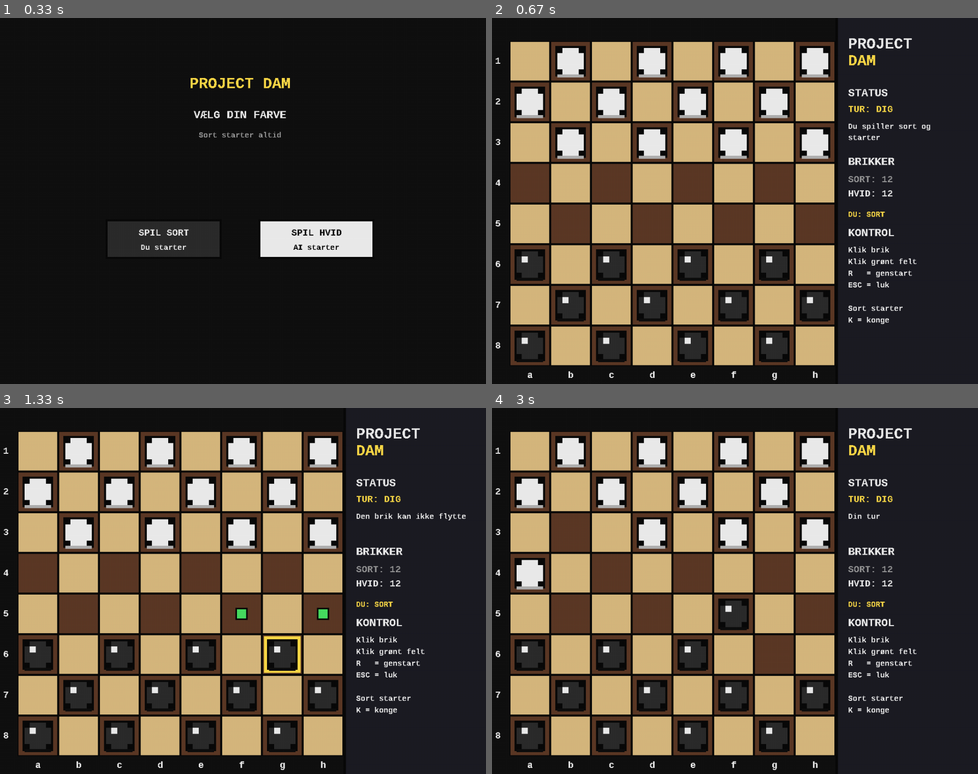
Above: before the commit, frames 1-4 (two rows, left to right).
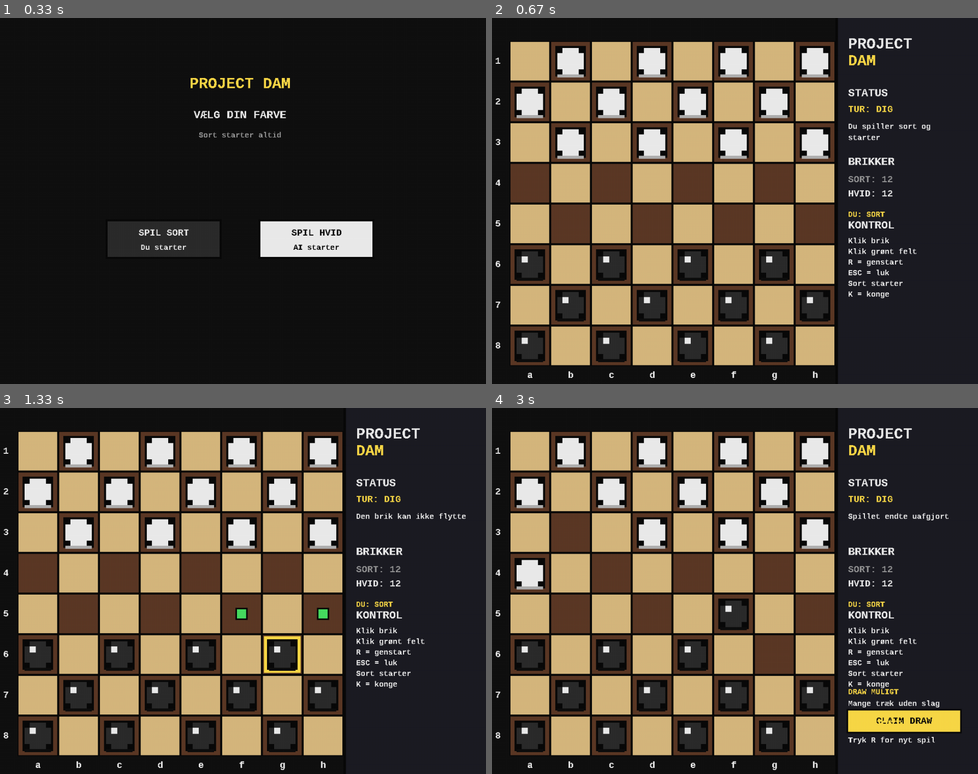
Above: after the commit, the same moments.

Repository: Tarik2300/ProjectDAM
Game: pygame game, started from src/run_pygame.py
Same seed, same stepped clock (60 frames per second), same inputs: the game is played once before the commit and once after it.
Inputs (mouse positions are in pixels of both pictures, inside the frame that each line leads up to):
- Up to frame 1 (0.33 s): no input
- Up to frame 2 (0.67 s): click "SPIL SORT" at 0.38 s
- Up to frame 3 (1.33 s): click (286, 671) at 0.72 s; click (87, 675) at 1.05 s
- Up to frame 4 (3 s): click (788, 623) at 1.38 s; click (739, 631) at 2.22 s; click (919, 730) at 2.55 s

Frame 1 is identical in both runs. In frame 2, 0.9% of the frame differs, in the area x 73-88%, y 55-84%; in frame 3, 0.9%; in frame 4, 2.9%, in the area x 73-97%, y 28-92%.

Commit message:
sidste edit i denne branch. Fikset layout af draw knap

Diff:
--- a/src/game.py
+++ b/src/game.py
@@ -14,7 +14,7 @@
         self.draw_reason = ""
 
         self.REPETITION_DRAW_LIMIT = 3
-        self.no_capture_draw_limit = 80
+        self.no_capture_draw_limit = 1
         #No capture draw limit er "halv-træk" så det skal ses som 40 træk uden
         #capture før at der kan vælges draw, ikke 80.
 
--- a/src/pygame_ui.py
+++ b/src/pygame_ui.py
@@ -89,9 +89,9 @@
 
         self.draw_button = pygame.Rect(
             self.BOARD_OFFSET_X + self.BOARD_SIZE + 25,
-            560,
+            545,
             220,
-            48
+            45
         )
 
     ####################################################################################################################
@@ -701,10 +701,24 @@
         if not self.game.can_claim_draw():
             return
 
+        panel_x = self.BOARD_OFFSET_X + self.BOARD_SIZE
+
+        button_x = panel_x + 25
+        button_y = 595
+        button_width = 220
+        button_height = 42
+
+        self.draw_button = pygame.Rect(
+            button_x,
+            button_y,
+            button_width,
+            button_height
+        )
+
         pygame.draw.rect(
             self.screen,
             self.BLACK,
-            self.draw_button.inflate(6,6)
+            self.draw_button.inflate(6, 6)
         )
 
         pygame.draw.rect(
@@ -713,22 +727,25 @@
             self.draw_button
         )
 
-        button_text = self.normal.font.render("CLAIM DRAW", False, self.BLACK)
-        button_rect = button_text.get_rect()
-        self.sreen.blit(button_text, button_rect)
+        button_text = self.normal_font.render("CLAIM DRAW", False, self.BLACK)
+        button_rect = button_text.get_rect(center=self.draw_button.center)
+        self.screen.blit(button_text, button_rect)
+
+        reason_title = self.small_font.render("DRAW MULIGT", False, self.YELLOW)
+        self.screen.blit(reason_title, (button_x, button_y - 45))
 
         reason = self.game.draw_reason
 
         if reason != "":
-            wrapped_lines = self.wrap_text(reason, 220)
-
-            y = self.draw_button.y + 60
-
-            for line in wrapped_lines:
-                line_surface = self.small_font.render(line, False, self.WHITE)
-                self.screen.blit(line_surface, (self.draw_button.x, y))
-                y += 20
-
+            short_reason = reason
+
+            if reason == "Der er gået for mange træk uden slag":
+                short_reason = "Mange træk uden slag"
+            elif reason == "Samme position er opstået 3 gange":
+                short_reason = "Position gentaget 3x"
+
+            reason_surface = self.small_font.render(short_reason, False, self.WHITE)
+            self.screen.blit(reason_surface, (button_x, button_y - 22))
 
 ########################################################################################################################
     # Sidepanel
@@ -827,7 +844,7 @@
 ########################################################################################################################
 
     def draw_help_text(self, panel_x):
-        y = 410
+        y = 395
 
         title = self.large_font.render("KONTROL", False, self.WHITE)
         self.screen.blit(title, (panel_x + 25, y))
@@ -835,19 +852,18 @@
         help_lines = [
             "Klik brik",
             "Klik grønt felt",
-            "R   = genstart",
+            "R = genstart",
             "ESC = luk",
-            "",
             "Sort starter",
             "K = konge"
         ]
 
-        y += 38
+        y += 35
 
         for line in help_lines:
             text_surface = self.small_font.render(line, False, self.WHITE)
             self.screen.blit(text_surface, (panel_x + 25, y))
-            y += 23
+            y += 21
 
 ########################################################################################################################
 
